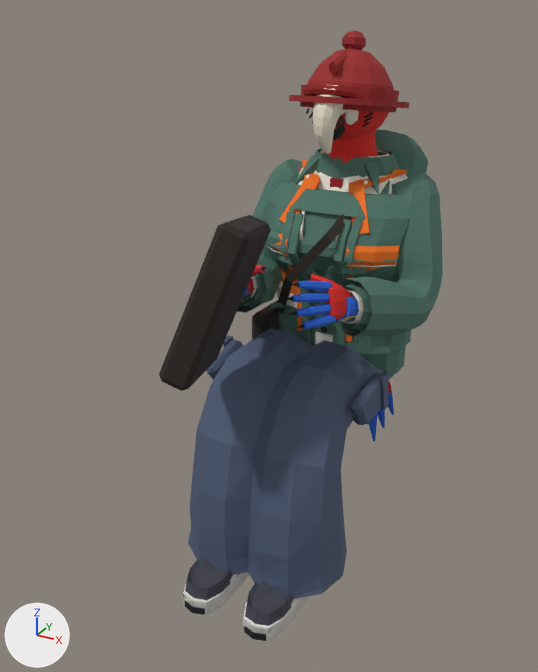
The Blender file art/npc/papagan.blend: old version first, new version second.
Both versions are drawn from a 50 mm camera at (0.775, -1.828, 1.391) aimed at (-0.05, -0.328, 0.641). The axes (+X, +Y, +Z) are drawn at lower left. The lights are the same throughout. The picture after the commit comes second. Both versions are drawn at frame 0 of the action 'drive'; the numbers are the values there.

In view in the first picture: 'aks_evrak', 'alt_kargo', 'ayk_bot', 'ayk_kundura', 'ayk_spor', 'sapka_baret', 'sapka_bere', 'tur_bas', 'tur_eller', 'ust_isci', 'ust_kapusonlu', 'ust_kisa', 'ust_takim', 'ust_tisort' and 4 more.
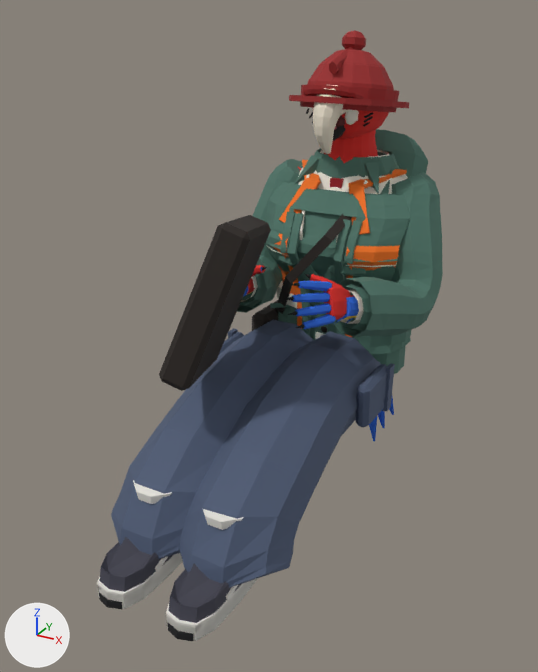
What differs and where, as boxes (x1, y1, x2, y2) in the pictures (538 x 672 px):
'alt_kargo', posed (38% wider): before (188, 328, 394, 599); after (111, 320, 395, 588)
'ayk_bot', posed: before (183, 557, 307, 640); after (97, 481, 258, 640)
'ayk_spor', posed (27% wider, 27% taller): before (183, 572, 309, 641); after (97, 553, 257, 641)
'ayk_kundura', posed (mostly hidden): before (185, 601, 266, 641); after (99, 592, 194, 641)

The change in detail:
Bone 'ik_foot.L' (bone_ik_foot_l) moves from (-0.002, 0.428, -0.155) to (-0.002, 0.613, -0.499).
Bone 'ik_foot.R' (bone_ik_foot_r) moves from (0.002, 0.428, -0.155) to (0.002, 0.613, -0.499).
